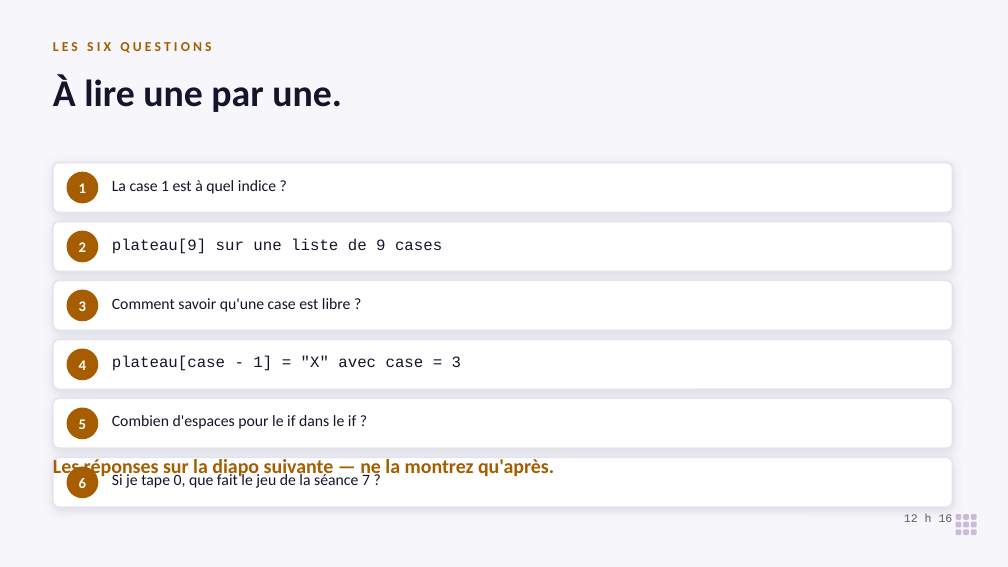
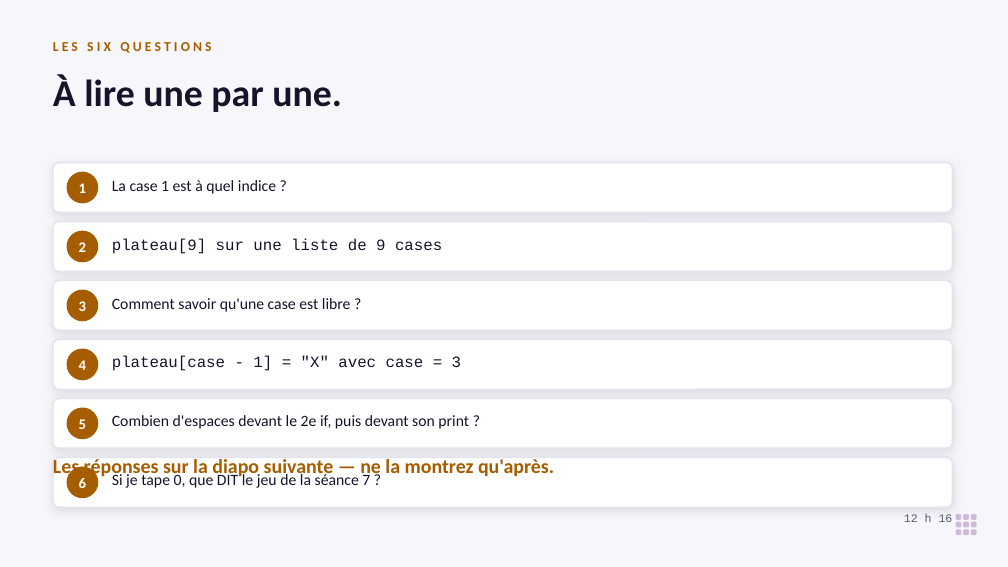
Before and after one commit to koffipierredamien/python-learning, a slide deck: slide 4 of 2-seances/S09-et-ou/a-projeter/seance-9-projection.pptx. Drawn at 1008x567 pixels with LibreOffice and Linux fonts; fonts in the diff are those of the drawing. Boxes give left, top, right and bottom in pixels: in the first picture for what was removed or moved away, otherwise in the second. Text is boxed around its words. In the diff, an @@ line names an element or a change of style, - is before the commit and + after.

```diff
--- a/2-seances/S09-et-ou/a-projeter/seance-9-projection.pptx
+++ b/2-seances/S09-et-ou/a-projeter/seance-9-projection.pptx
@@ text at box(112, 415, 469, 429): text changed @@
-Combien d'espaces pour le if dans le if ?
+Combien d'espaces devant le 2e if, puis devant son print ?
@@ text at box(112, 472, 370, 488): text changed @@
-Si je tape 0, que fait le jeu de la séance 7 ?
+Si je tape 0, que DIT le jeu de la séance 7 ?
```
Also in this commit, not shown: 3 other slides changed, 54 other files.
